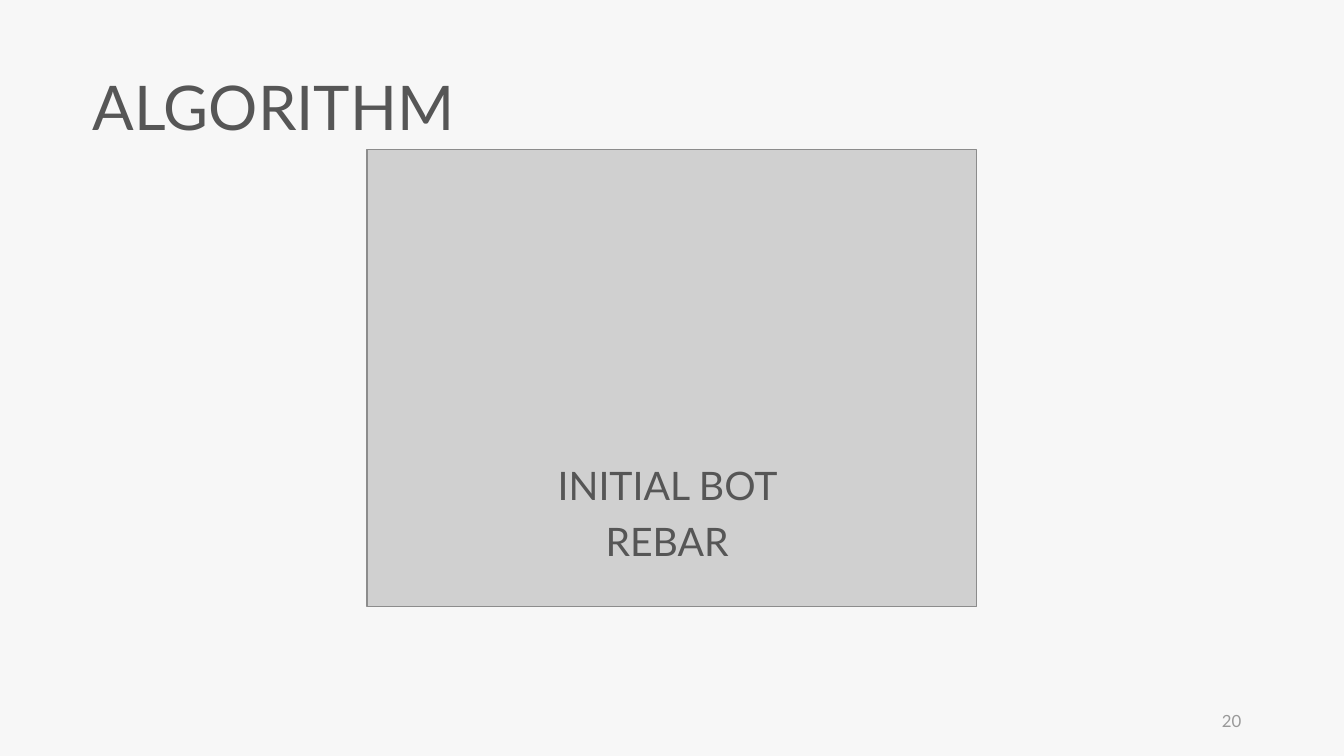
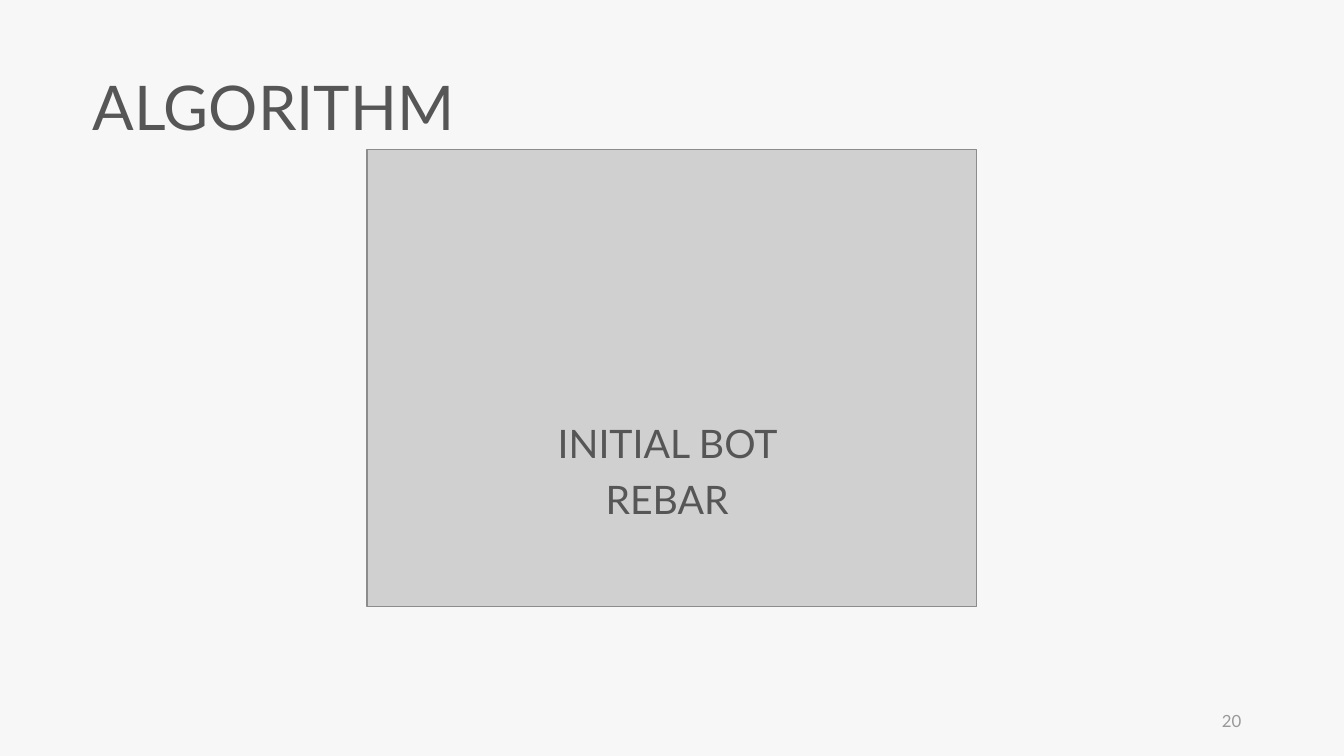
Before and after one commit to skyran1278/VbaProject, a slide deck: slide 20 of 20180126_SmartSplice/20180920_Meeting/20180920 Meeting.pptx. Drawn at 1344x756 pixels with LibreOffice and Linux fonts; fonts in the diff are those of the drawing; grey boxes stand for pictures. Boxes give left, top, right and bottom in pixels: in the first picture for what was removed or moved away, otherwise in the second. Text is boxed around its words. In the diff, an @@ line names an element or a change of style, - is before the commit and + after.

```diff
--- a/20180126_SmartSplice/20180920_Meeting/20180920 Meeting.pptx
+++ b/20180126_SmartSplice/20180920_Meeting/20180920 Meeting.pptx
@@ text "INITIAL BOT REBAR": place and size @@
-text "INITIAL BOT REBAR" at (558, 471, 777, 556)
+text "INITIAL BOT REBAR" at (558, 429, 777, 514)
```
Also in this commit, not shown: 8 other slides changed, 4 slides added, 1 slide removed, 6 other files.
